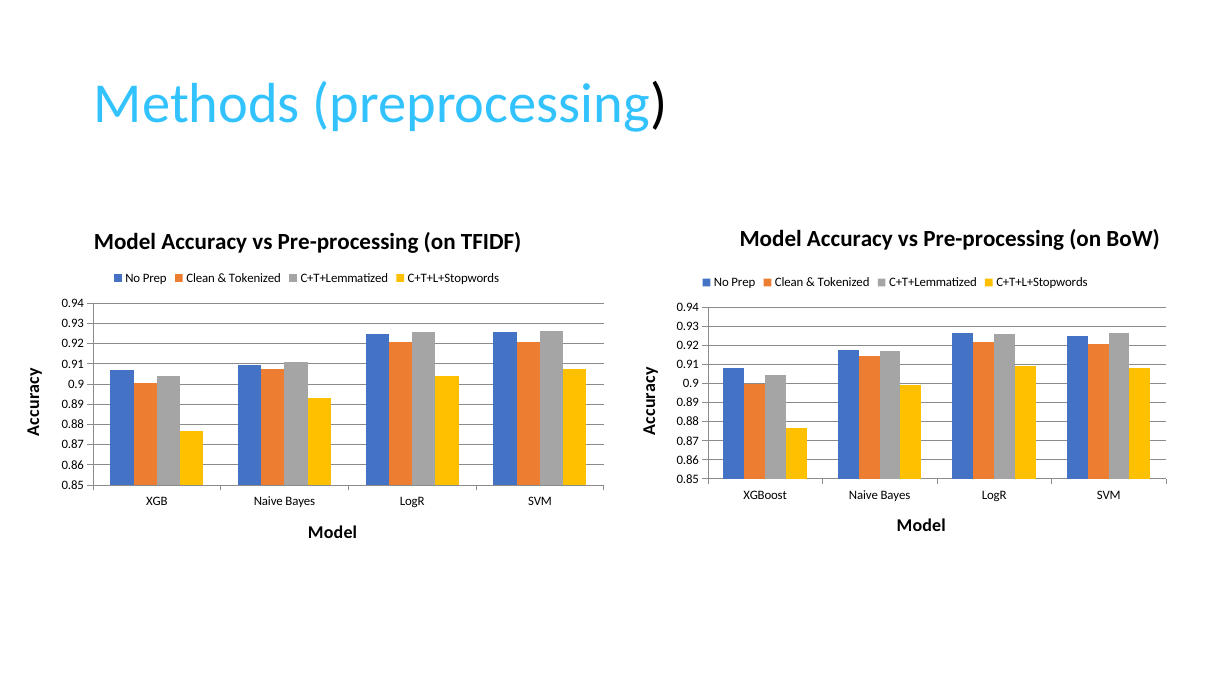
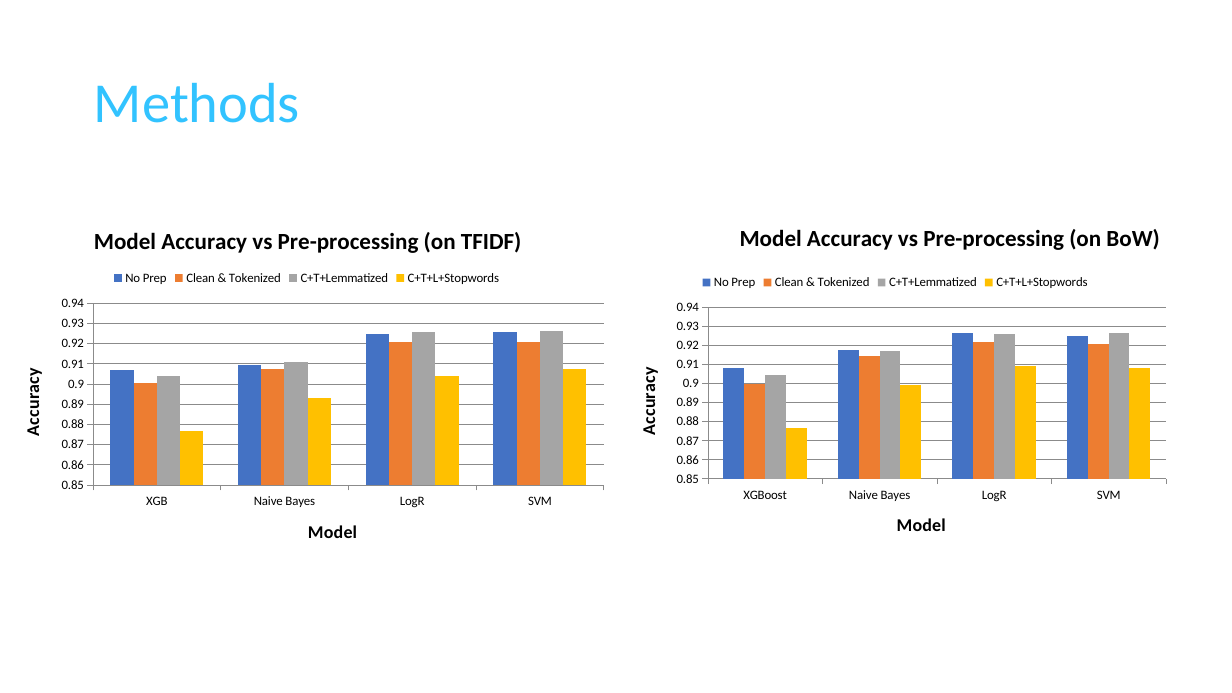
Before and after one commit to Grimngor/Project-NLP-G5, a slide deck: slide 3 of NLP Project - G5.pptx. Drawn at 1232x693 pixels with LibreOffice and Linux fonts; fonts in the diff are those of the drawing. Boxes give left, top, right and bottom in pixels: in the first picture for what was removed or moved away, otherwise in the second. Text is boxed around its words. In the diff, an @@ line names an element or a change of style, - is before the commit and + after.

```diff
--- a/NLP Project - G5.pptx
+++ b/NLP Project - G5.pptx
@@ title at bbox=[94, 82, 300, 123]: text changed @@
-Methods (preprocessing)
+Methods
```
Also in this commit, not shown: 5 other slides changed, 1 slide added, 1 slide removed.
